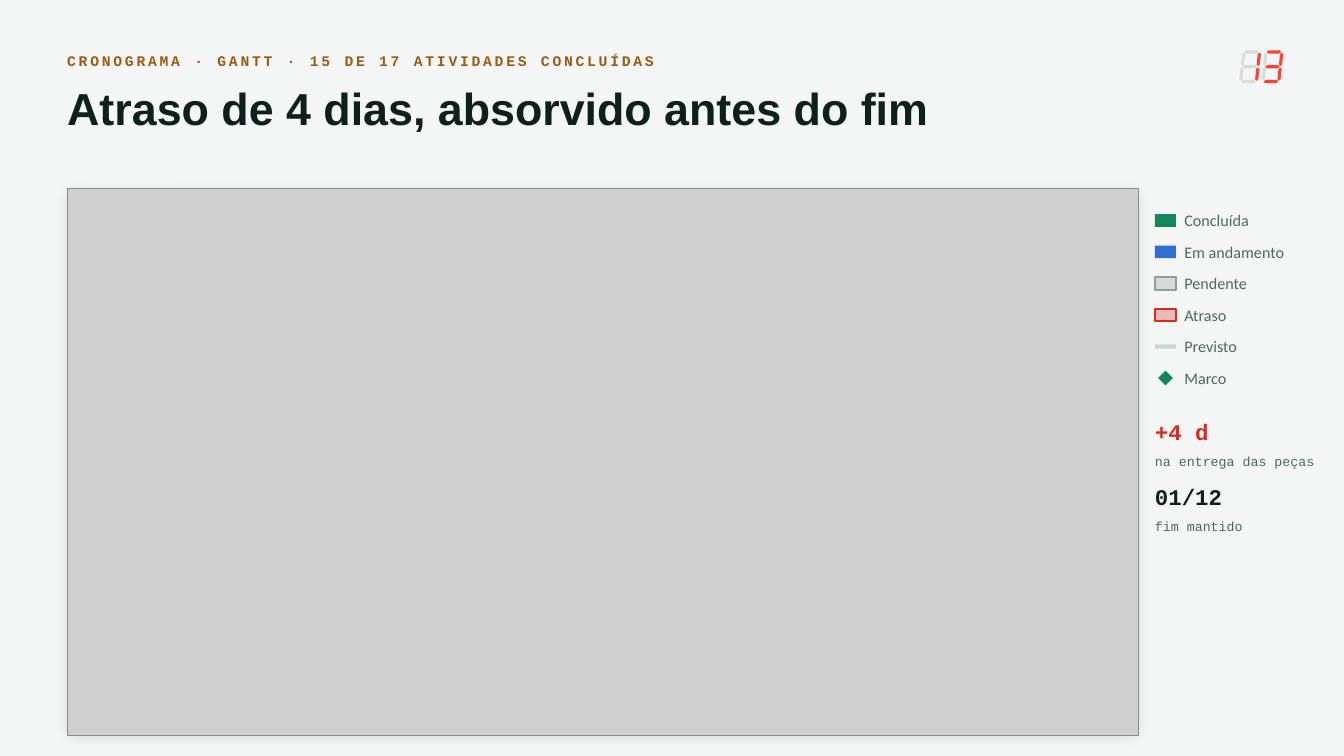
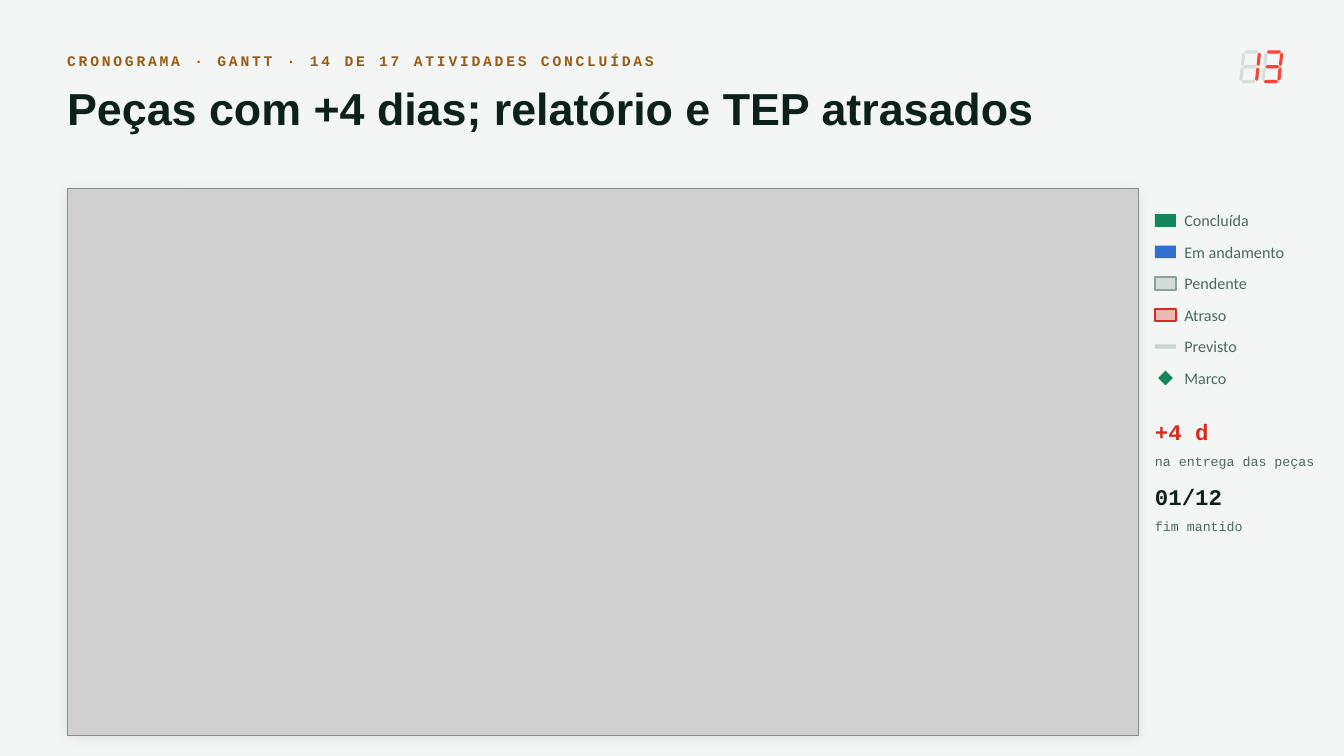
Before and after one commit to andreluisaguiar/PlacarDigital, a slide deck: slide 13 of apresentacao/export/Placar_Eletronico_Status_26-11-2026.pptx. Drawn at 1344x756 pixels with LibreOffice and Linux fonts; fonts in the diff are those of the drawing; grey boxes stand for pictures. Boxes give left, top, right and bottom in pixels: in the first picture for what was removed or moved away, otherwise in the second. Text is boxed around its words. In the diff, an @@ line names an element or a change of style, - is before the commit and + after.

Commit message:
Atualiza status da apresentação e cronograma: ajusta informações sobre atividades e prazos atrasados

```diff
--- a/apresentacao/export/Placar_Eletronico_Status_26-11-2026.pptx
+++ b/apresentacao/export/Placar_Eletronico_Status_26-11-2026.pptx
@@ text at box(67, 56, 654, 66): text changed @@
-CRONOGRAMA · GANTT · 15 DE 17 ATIVIDADES CONCLUÍDAS
+CRONOGRAMA · GANTT · 14 DE 17 ATIVIDADES CONCLUÍDAS
@@ text at box(67, 92, 1034, 134): text changed @@
-Atraso de 4 dias, absorvido antes do fim
+Peças com +4 dias; relatório e TEP atrasados
```
Also in this commit, not shown: 2 other slides changed, 5 other files.
